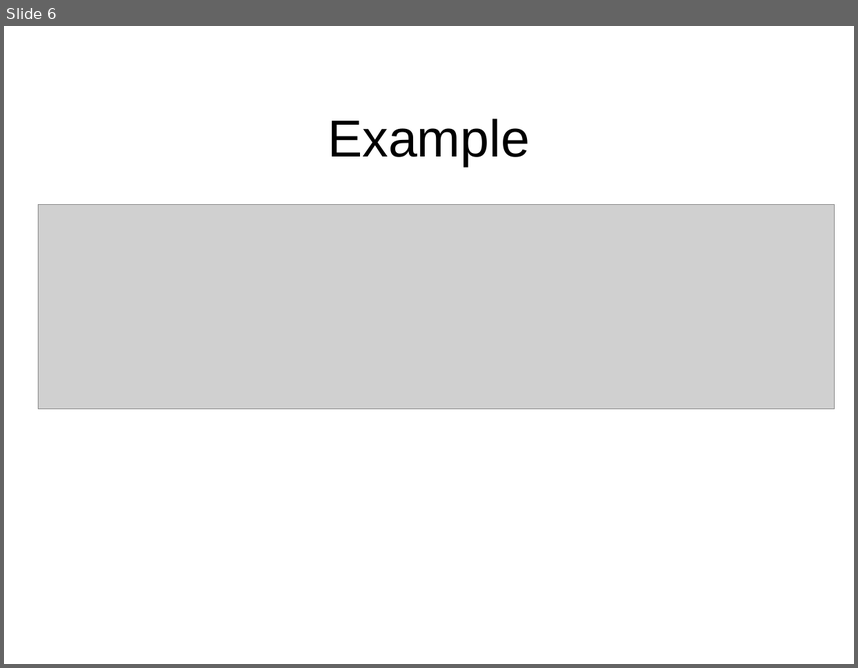
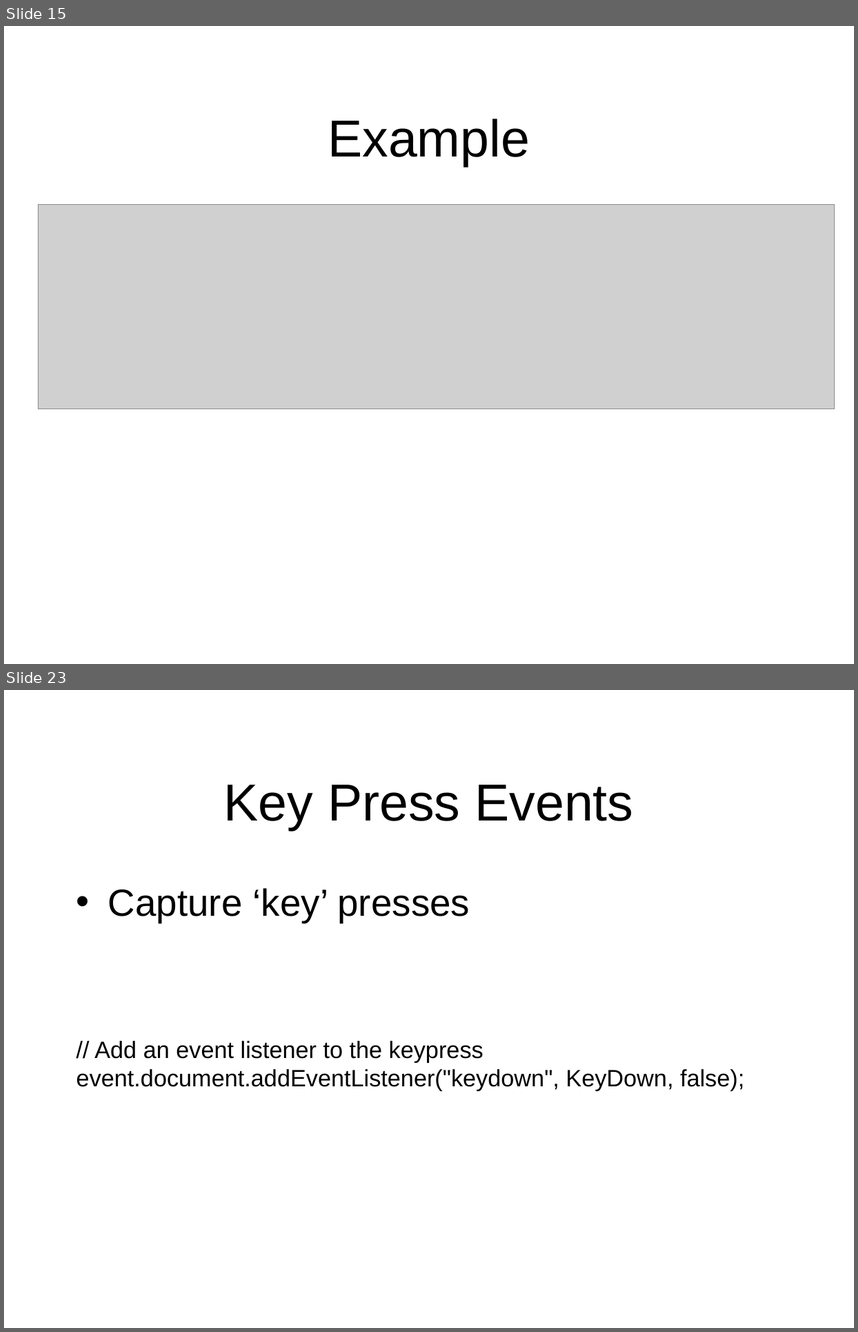
Before and after one commit to octaviordz/zjnu2017.github.io, a slide deck: WAD/lectures/120--Javascript.Events.pptx. Shown one above the other, each under a label of ours: slide 6 before the commit, slides 15 and 23 after it; the slides between them are not shown. The pictures are 858x668 and 858x1332 pixels, drawn with LibreOffice and Linux fonts; fonts in the diff are those of the drawing; grey boxes stand for pictures. Boxes give left, top, right and bottom in pixels: in the first picture for what was removed or moved away, otherwise in the second. Text is boxed around its words. In the diff, an @@ line names an element or a change of style, - is before the commit and + after.

```diff
--- a/WAD/lectures/120--Javascript.Events.pptx
+++ b/WAD/lectures/120--Javascript.Events.pptx
@@ slide 23 added at [4, 690, 854, 1328], background #FFFFFF @@
@@ title added at [224, 785, 633, 830], 44 pt, text #000000 @@
+Key Press Events
@@ text added at [76, 888, 744, 1090], 20 pt, text #000000 @@
+• Capture ‘key’ presses
+// Add an event listener to the keypress event.document.addEventListener("keydown", KeyDown, false);
@@ what was slide 6 is now slide 15 @@
```
Also in this commit, not shown: 5 slides changed, 29 other slides added, 2 other files.
